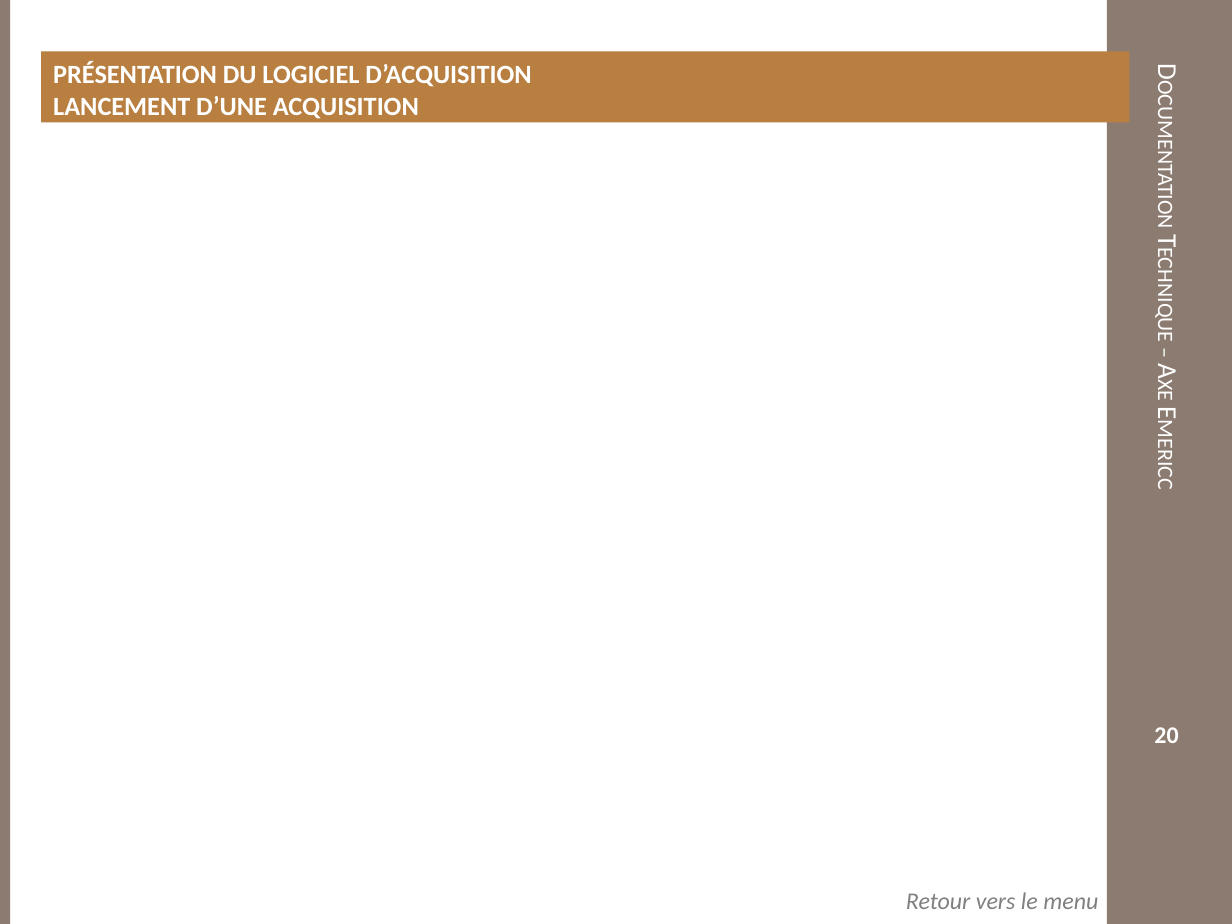
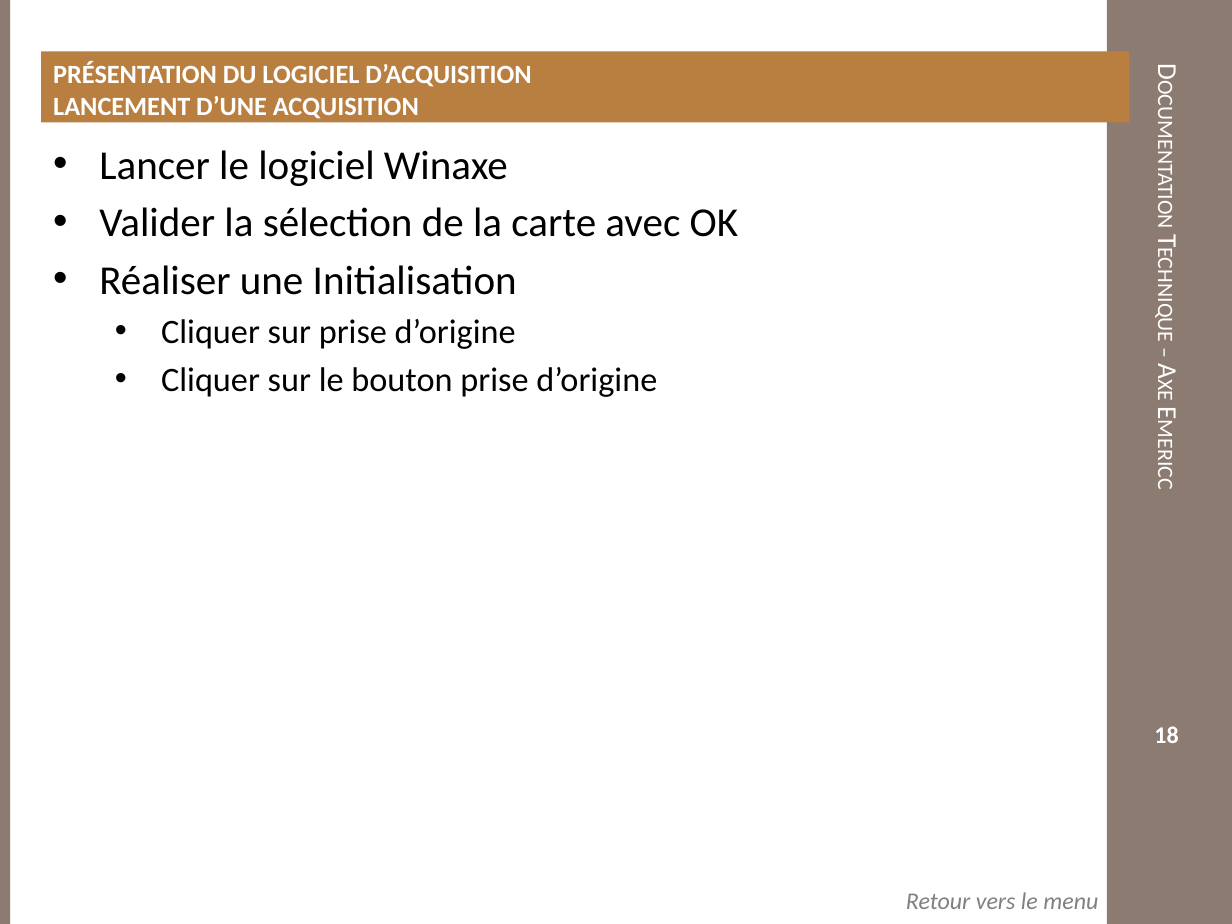
Before and after one commit to xpessoles/TP_PTSI, a slide deck: slide 18 of DocumentsTP/Documentation_Emericc.pptx (slide 20 before the commit). Drawn at 1232x924 pixels with LibreOffice and Linux fonts; fonts in the diff are those of the drawing; background and template pictures are left out. Boxes give left, top, right and bottom in pixels: in the first picture for what was removed or moved away, otherwise in the second. Text is boxed around its words. In the diff, an @@ line names an element or a change of style, - is before the commit and + after.

```diff
--- a/DocumentsTP/Documentation_Emericc.pptx
+++ b/DocumentsTP/Documentation_Emericc.pptx
@@ text added at [99,150,739,397], 24 pt, text #000000 @@
+• Lancer le logiciel Winaxe
+• Valider la sélection de la carte avec OK
+• Réaliser une Initialisation
+  • Cliquer sur prise d’origine
+  • Cliquer sur le bouton prise d’origine
@@ page number at [1154,726,1178,743]: text changed @@
-20
+18
```
Also in this commit, not shown: 5 other slides changed, 2 slides removed, 13 other files.
